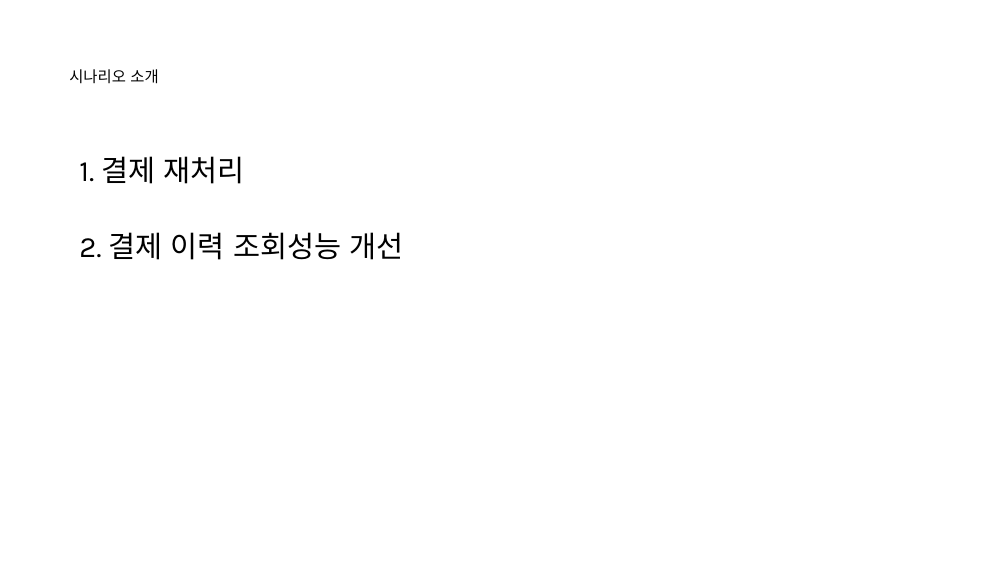
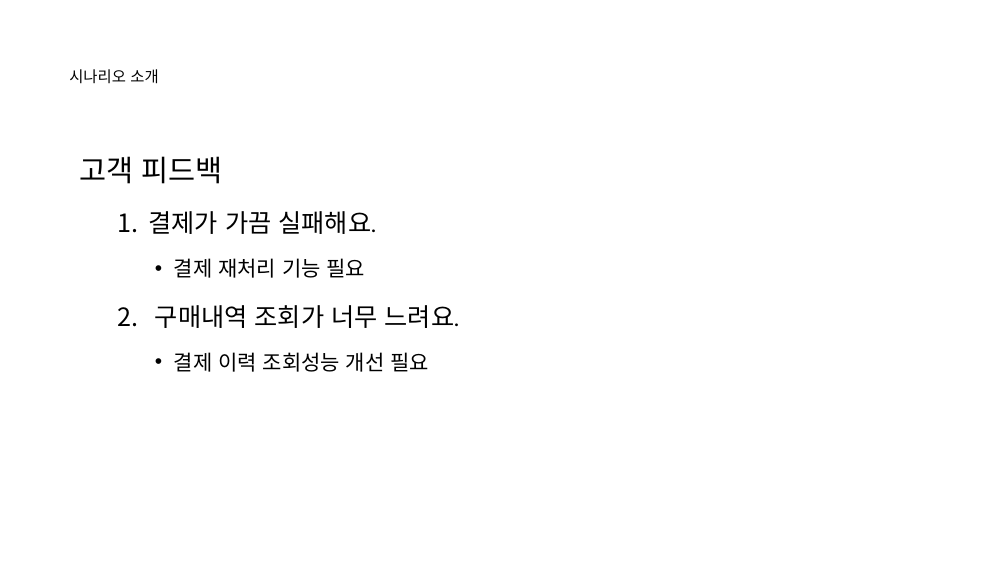
Before and after one commit to nayasis/fastcampus-hyper-webflux, a slide deck: slide 3 of 99.ppt/[Ch4-8. 결제 서비스 기능확장.pptx. Drawn at 1008x567 pixels with LibreOffice and Linux fonts; fonts in the diff are those of the drawing; background and template pictures are left out. Boxes give left, top, right and bottom in pixels: in the first picture for what was removed or moved away, otherwise in the second. Text is boxed around its words. In the diff, an @@ line names an element or a change of style, - is before the commit and + after.

```diff
--- a/99.ppt/[Ch4-8. 결제 서비스 기능확장.pptx
+++ b/99.ppt/[Ch4-8. 결제 서비스 기능확장.pptx
@@ text at [79,156,459,372]: text changed; size 21 to 18 pt @@
-1. 결제 재처리
-2. 결제 이력 조회성능 개선
+고객 피드백
+  1. 결제가 가끔 실패해요.
+    • 결제 재처리 기능 필요
+  2. 구매내역 조회가 너무 느려요.
+    • 결제 이력 조회성능 개선 필요
```
Also in this commit, not shown: 4 other slides changed, 1 slide added, 1 slide removed.
